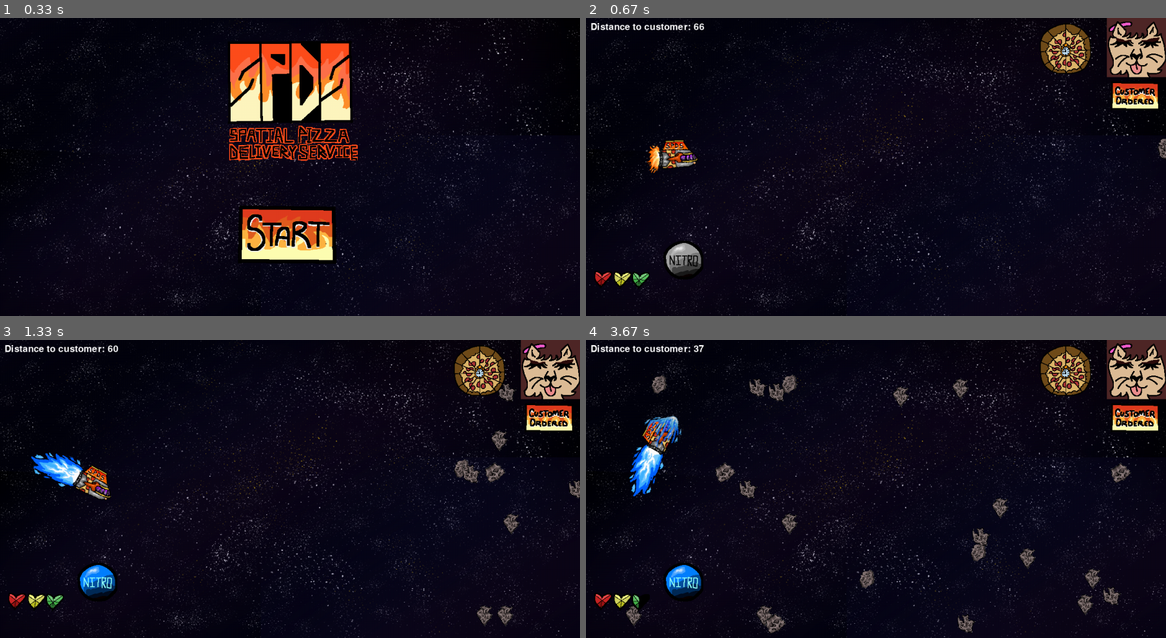
Above: before the commit, frames 1-4 (two rows, left to right).
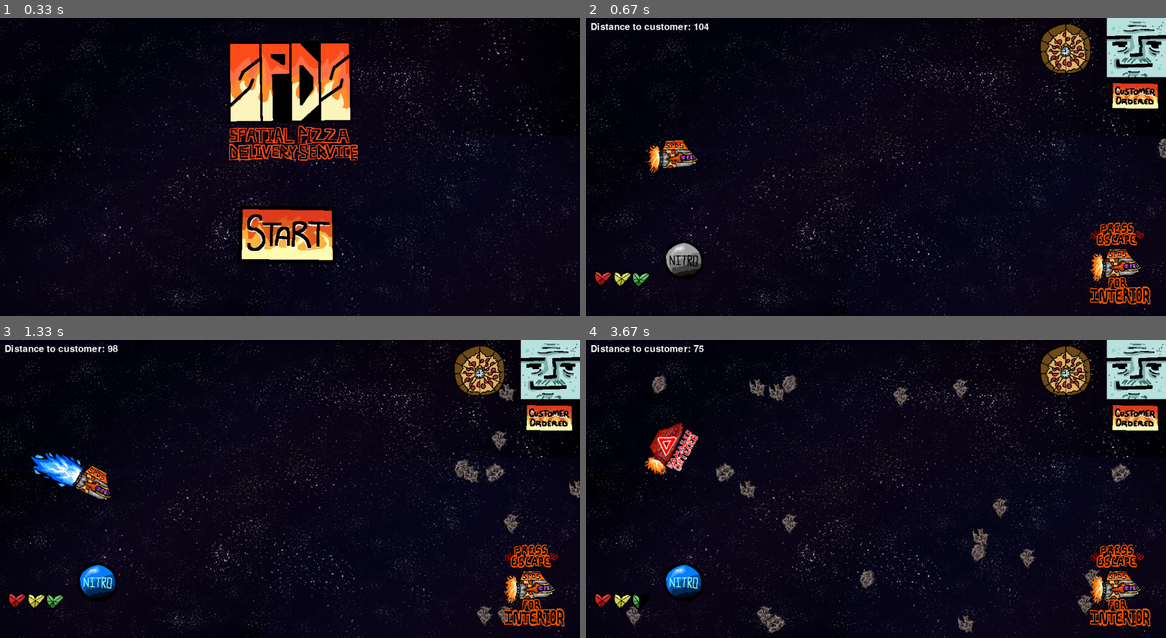
Above: after the commit, the same moments.

Repository: shar1738/SPDS-Pygame
Game: pygame game, started from main.py
Two runs of this game, one before a commit and one after it. Both use one fixed random seed, a clock stepped at 60 frames per second and the inputs below.
Inputs (mouse positions are in pixels of both pictures, inside the frame that each line leads up to):
- Up to frame 1 (0.33 s): no input
- Up to frame 2 (0.67 s): click (876, 92) at 0.38 s
- Up to frame 3 (1.33 s): tap Space at 0.83, 1.23 s; hold Right from 1.17 s (still down)
- Up to frame 4 (3.67 s): tap Space at 1.53, 1.73, 2.57, 2.87, 3.13, 3.47 s; release Right at 1.63 s; hold Up 1.67-1.97 s; hold Left 2.5-3.03 s; hold Down 3.07-3.37 s; hold Left from 3.4 s (still down)

Frame 1 is identical in both runs. In frame 2, 3.3% of the frame differs, in the area x 18-100%, y 0-97%; in frame 3, 3.3%; in frame 4, 5.0%, in the area x 7-100%, y 0-97%.

Commit message:
exterior basicaly done

Diff:
--- a/Entities/asteroids.py
+++ b/Entities/asteroids.py
@@ -1,8 +1,8 @@
 import pygame as pg
 import random
-import sys
 from functions import Animation
 import settings as S
+
 
 IS_INV = False
 
@@ -32,7 +32,6 @@
         self.spawn_interval = 150
         self.is_inv = IS_INV
         self.inv_timer = 0
-        self.ship_health = 150
         self.can_spawn = True
 
 
@@ -75,15 +74,12 @@
             self.spawn_timer += self.spawn_interval
             self.spawn_rand(1)
 
-    def take_damage(self, damage_amount):
-        self.ship_health -= damage_amount
 
     def update_and_draw(self, screen, ship):
         """
         Move asteroids, test collisions with `ship`, draw them,
         handle game over, and remove any that collided or went off-screen.
         """
-        # If display is closed, do nothing
         if pg.display.get_surface() is None:
             return
 
@@ -100,36 +96,37 @@
             speed_factor = 1.5 if getattr(ship, 'is_boosting', False) else 1.0
             a["pos"][0] -= a["speed"] * speed_factor
 
-            # Collision test
-            ast_box       = self.calculate_hitbox(a["pos"], a["hitbox_offset"])
+            # Collision detection using pixel-perfect masks
             asteroid_mask = pg.mask.from_surface(a["image"])
-            offset        = (
-                ast_box.left - ship.rect.left,
-                ast_box.top  - ship.rect.top
+            asteroid_rect = a["image"].get_rect(topleft=(int(a["pos"][0]), int(a["pos"][1])))
+
+            # Compute the offset between the ship and asteroid for mask overlap
+            offset = (
+                asteroid_rect.left - ship.rect.left,
+                asteroid_rect.top - ship.rect.top
             )
 
             if ship.mask.overlap(asteroid_mask, offset):
                 if not self.is_inv:
-                    self.take_damage(25)
-                    print('damage taken')
+                    ship.take_damage(25)
+                    ship.is_damaged = True
+                    ship.damage_timer = 0.5
+
                     self.is_inv = True
-                    self.inv_timer = 120  # Set invulnerability duration (e.g., 60 frames)
+                    self.inv_timer = 120  # e.g., 2 seconds at 60 FPS
 
                 to_remove.append(a)
                 continue
 
             # Off-screen cleanup
-            if ast_box.right < 0:
+            if asteroid_rect.right < 0:
                 to_remove.append(a)
                 continue
 
             # Draw asteroid
-            screen.blit(
-                a["image"],
-                (int(a["pos"][0]), int(a["pos"][1]))
-            )
+            screen.blit(a["image"], (int(a["pos"][0]), int(a["pos"][1])))
 
-        # Remove collided/off-screen asteroids
+        # Cleanup
         for a in to_remove:
             if a in self.asteroid_list:
                 self.asteroid_list.remove(a)
--- a/Entities/ship.py
+++ b/Entities/ship.py
@@ -1,6 +1,8 @@
 import pygame as pg
 import time
 from functions import Animation
+from data import IS_DAMAGED
+
 # Constants
 THRUST_POWER       = 0.3
 FRICTION           = 0.97
@@ -38,6 +40,15 @@
     "speed": 0.5,
 }
 
+DAMAGE_ANIMATION = {
+    "paths": [
+        "Assets/images/ship/ship_damage.png"
+    ],
+    "size": (100, 100),
+    "speed": 0.01,
+}
+
+
 class Ship:
     def __init__(self, x, y):
         pg.init()
@@ -47,12 +58,26 @@
         self.vel             = pg.Vector2(0, 0)
         self.angle           = 0
         self.is_boosting     = False
+        self.is_damaged      = IS_DAMAGED
+        self.damage_timer    = 0
 
+        # Custom hitbox size
+        self.hitbox_length   = 40  # width
+        self.hitbox_height   = 60  # height
+
+        # Ship stats
+        self.health = 150
+
+        # Load and scale animations
         basic_size = (
             BASIC_ANIMATION["size"][0] * SCALE_FACTOR,
             BASIC_ANIMATION["size"][1] * SCALE_FACTOR
         )
         boost_size = (
+            BOOST_ANIMATION["size"][0] * SCALE_FACTOR,
+            BOOST_ANIMATION["size"][1] * SCALE_FACTOR
+        )
+        damage_size = (
             BOOST_ANIMATION["size"][0] * SCALE_FACTOR,
             BOOST_ANIMATION["size"][1] * SCALE_FACTOR
         )
@@ -62,56 +87,58 @@
             speed = BASIC_ANIMATION["speed"],
             size  = basic_size
         )
-
         self.boost_anim = Animation(
             BOOST_ANIMATION["paths"],
             speed = BOOST_ANIMATION["speed"],
             size  = boost_size
         )
+        self.damage_anim = Animation(
+            DAMAGE_ANIMATION["paths"],
+            speed = DAMAGE_ANIMATION["speed"],
+            size  = damage_size
+        )
 
-        # Initial frame setup
-        frame      = self.basic_anim.get_current_frame()
-        self.image = frame
-        self.rect  = frame.get_rect(center = self.pos)
-        self.mask  = pg.mask.from_surface(frame)
+        self.image = self.basic_anim.get_current_frame()
+        self.rect  = self.image.get_rect(center = self.pos)
 
         # Boost timers
-        self.boost_start_time = 0  # Time when boost started
-        self.boost_duration = 5  # Boost lasts 5 seconds
-        self.boost_cooldown_time = 0  # Time when cooldown started
-        self.boost_cooldown_duration = 5  # 5 second cooldown after boost
+        self.boost_start_time = 0
+        self.boost_duration = 5
+        self.boost_cooldown_time = 0
+        self.boost_cooldown_duration = 5
 
-    def update(self, keys):
+    def update(self, keys, dt):
         # Rotation
         if keys[pg.K_LEFT]:
             self.angle -= ROTATION_SPEED
         if keys[pg.K_RIGHT]:
             self.angle += ROTATION_SPEED
-
         self.angle = max(-MAX_ANGLE, min(MAX_ANGLE, self.angle))
 
         # Thrust
         if keys[pg.K_UP]:
-            forward   = pg.Vector2(0, -1).rotate(self.angle)
+            forward = pg.Vector2(0, -1).rotate(self.angle)
             self.vel += forward * THRUST_POWER
         if keys[pg.K_DOWN]:
-            backward  = pg.Vector2(0, 1).rotate(self.angle)
+            backward = pg.Vector2(0, 1).rotate(self.angle)
             self.vel += backward * (THRUST_POWER * 0.5)
 
         # Boost detection
         current_time = time.time()
+        if keys[pg.K_SPACE]:
+            if not self.is_boosting and (current_time - self.boost_cooldown_time) > self.boost_cooldown_duration:
+                self.is_boosting = True
+                self.boost_start_time = current_time
 
-        # Check if boost can be activated (not in cooldown)
-        if keys[pg.K_SPACE]:
-            if self.is_boosting == False and (current_time - self.boost_cooldown_time) > self.boost_cooldown_duration:
-                self.is_boosting = True
-                self.boost_start_time = current_time  # Start boost timer
-
-        # Boost duration and cooldown logic
         if self.is_boosting:
             if current_time - self.boost_start_time > self.boost_duration:
                 self.is_boosting = False
-                self.boost_cooldown_time = current_time  # Start cooldown after boost ends
+                self.boost_cooldown_time = current_time
+
+        if self.is_damaged:
+            self.damage_timer -= dt
+            if self.damage_timer <= 0:
+                self.is_damaged = False
 
         # Move and apply friction
         self.vel *= FRICTION
@@ -123,22 +150,46 @@
         self.pos.y = max(0, min(h, self.pos.y))
 
     def draw(self, surface):
-        # Select animation frame
-        if self.is_boosting:
+        # Update animation frame
+        if self.is_damaged:
+            self.damage_anim.update()
+            frame = self.damage_anim.get_current_frame()
+        elif self.is_boosting:
             self.boost_anim.update()
             frame = self.boost_anim.get_current_frame()
         else:
             self.basic_anim.update()
             frame = self.basic_anim.get_current_frame()
 
-        # Rotate and render ship
-        rotated      = pg.transform.rotozoom(frame, -self.angle, 1)
-        self.image   = rotated
-        self.rect    = rotated.get_rect(center = self.pos)
-        self.mask    = pg.mask.from_surface(rotated)
+        # Rotate ship image
+        rotated = pg.transform.rotozoom(frame, -self.angle, 1)
+        self.image = rotated
+        self.rect = rotated.get_rect(center=self.pos)
 
+        # Create rectangular hitbox surface
+        hitbox_surface = pg.Surface((self.hitbox_length, self.hitbox_height), pg.SRCALPHA)
+        pg.draw.rect(hitbox_surface, (255, 255, 255), (0, 0, self.hitbox_length, self.hitbox_height))
+
+        # Apply same rotation to hitbox
+        rotated_hitbox = pg.transform.rotozoom(hitbox_surface, -self.angle, 1)
+
+        # Compute rotated offset vector for hitbox position
+        offset_x = 200  # distance forward from ship center
+        offset_vector = pg.Vector2(offset_x, 0).rotate(-self.angle)
+
+        # Store rotated mask and rect at correct hitbox position
+        self.mask = pg.mask.from_surface(self.image)
+        self.mask_rect = rotated_hitbox.get_rect(center=(self.pos + offset_vector))
+
+        # Draw ship
         surface.blit(self.image, self.rect.topleft)
 
 
+    def take_damage(self, amount: int):
+        if self.health < 0:
+            print('you dead')
+        else:
+            self.health -= amount
+
     def get_mask(self):
-        return self.mask
+        return self.mask, self.mask_rect.topleft
--- a/Scene/exterior_scene.py
+++ b/Scene/exterior_scene.py
@@ -9,7 +9,7 @@
 
 DISTANCE_RATE = 5
 DISTANCE = 0
-DISTANCE_MAX = (25, 100)
+DISTANCE_MAX = (100, 110)
 PIZZA_SPEED = 200
 
 
@@ -35,12 +35,10 @@
         self.spawn_aster = True
 
         self.delivered_img  = pg.image.load("Assets/images/ui/garage_(delivered).png").convert_alpha()
-
         self.delivered_rect = self.delivered_img.get_rect(
             topright=(SCREEN_WIDTH + 1500, 0)
         )
         self.show_delivery = False
-
 
         self.raw_pizza = pg.image.load("Assets/images/pizza_box.png").convert_alpha()
         self.pizza_img = pg.transform.scale(self.raw_pizza, (128, 128))
@@ -56,11 +54,14 @@
         self.costumer_info = EXT_UI_ELEMENTS["costumers"]
         self.costumer_lbl_info = EXT_UI_ELEMENTS["costumer_label"]
         self.pizza_timer_info = EXT_UI_ELEMENTS["pizza_timer"]
+        self.esc_info = EXT_UI_ELEMENTS["esc_ship"]
         self.font = pg.font.SysFont(None, 30)
 
         self.ui_health_img = load_scaled_image(self.health_info["paths"][0], self.health_info["size"])
         self.ui_nitro_img = load_scaled_image(self.nitro_info["paths"][0], self.nitro_info["size"])
         self.costumer_lbl_img = load_scaled_image(self.costumer_lbl_info["paths"][0], self.costumer_lbl_info["size"])
+        self.esc_ship_img = load_scaled_image(self.esc_info["paths"][0], self.esc_info["size"])
+        self.ui_costumer_img = load_scaled_image(self.costumer_info["paths"][random.randint(0, len(self.costumer_info["paths"]) - 1)],self.nitro_info["size"])
 
         # Preload pizza timer frames
         self.pizza_timer_frames = [
@@ -72,17 +73,13 @@
         self.pizza_timer_start = time.time()
         self.pizza_timer_rect = self.pizza_timer_frames[0].get_rect(topright=(SCREEN_WIDTH - 150, 0))
 
-        # Load random customer image and scale it
-        self.ui_costumer_img = load_scaled_image(
-            self.costumer_info["paths"][random.randint(0, len(self.costumer_info["paths"]) - 1)],
-            self.nitro_info["size"]
-        )
 
         # Position customer at the top-right corner
         self.ui_costumer_rect = self.ui_costumer_img.get_rect(topright=(SCREEN_WIDTH, 0))
         self.costumer_lbl_rect = self.costumer_lbl_img.get_rect(topright=(SCREEN_WIDTH, 100))
-
-        # Position health bottom-left and nitro just to the right
+        self.esc_ship_rect = self.esc_ship_img.get_rect(bottomright=(SCREEN_WIDTH - 10, SCREEN_HEIGHT - 10))
+
+
         self.ui_health_rect = self.ui_health_img.get_rect(bottomleft=(10, SCREEN_HEIGHT - 10))
         self.ui_nitro_rect = self.ui_nitro_img.get_rect(bottomleft=(self.ui_health_rect.right + 10, SCREEN_HEIGHT - 50))
 
@@ -129,19 +126,19 @@
                 elif time.time() - self.run_out_time > 1.0:
                     if not hasattr(self, "has_game_ended"):
                         self.has_game_ended = True
-                        self.game_over()
+                        self.game_over("Assets/images/ui/cold_lose.png")
             else:
                 if hasattr(self, "run_out_time"):
                     del self.run_out_time
 
 
 
-    def game_over(self):
-        game_over_img = pg.image.load("Assets/images/ui/game_over.png").convert_alpha()
+    def game_over(self, path):
+        game_over_img = pg.image.load(path).convert_alpha()
         rect = game_over_img.get_rect(center=(SCREEN_WIDTH // 2, SCREEN_HEIGHT // 2))
         self.screen.blit(game_over_img, rect.topleft)
         pg.display.flip()
-        pg.time.delay(2000)
+        pg.time.delay(3000)
         pg.quit()
         sys.exit()
 
@@ -150,6 +147,7 @@
         rect = garage_img.get_rect(topright = (SCREEN_WIDTH - 100, SCREEN_HEIGHT))
         self.screen.blit(garage_img, rect.topleft)
         pg.display.flip()
+
 
     def run(self):
         while True:
@@ -163,9 +161,9 @@
                     pg.quit()
                     sys.exit()
 
-            # update ship & asteroids
             keys = pg.key.get_pressed()
-            self.player_ship.update(keys)
+            self.player_ship.update(keys, dt)
+
 
             if self.spawn_aster == False:
                 self.asteroids.update(dt_ms) == False
@@ -173,9 +171,9 @@
                 self.asteroids.update(dt_ms)
 
             # health check
-            self.player_health = self.asteroids.ship_health
+            self.player_health = self.player_ship.health
             if self.player_health <= 0:
-                self.game_over()
+                self.game_over("Assets/images/ui/game_over.png")
 
             # --- distance countdown ---
             # base rate per second, doubled when boosting
@@ -201,6 +199,7 @@
             self.screen.blit(self.ui_costumer_img, self.ui_costumer_rect)
             self.screen.blit(self.costumer_lbl_img, self.costumer_lbl_rect)
             self.screen.blit(self.current_pizza_timer_img, self.pizza_timer_rect)
+            self.screen.blit(self.esc_ship_img, self.esc_ship_rect)
 
              # — draw distance text in top-left —
             dist_text = f"Distance to customer: {int(self.distance)}"
@@ -255,6 +254,9 @@
                         self.pizza_rect.center = self.target_xy
                         self.pizza_rot_speed = 0
 
+                    if self.pizza_rect.center == self.target_xy:
+                        self.game_over("Assets/images/ui/win_ui.png")
+
                     # Spin the pizza
                     self.pizza_angle = (self.pizza_angle + self.pizza_rot_speed * dt) % 360
                     rotated = pg.transform.rotozoom(self.pizza_img, self.pizza_angle, 1.0)
--- a/data.py
+++ b/data.py
@@ -26,5 +26,11 @@
     "costumer_label": {
         "paths": ["Assets/images/ui/costumer_label.png"],
         "size": (128, 128)
+    },
+    "esc_ship": {
+        "paths": ["Assets/images/ship/escape_interior.png"],
+        "size": (200, 200)
     }
 }
+
+IS_DAMAGED = False
Binary file added: Assets/images/ship/damage_ui.PNG
Binary file added: Assets/images/ship/escape_interior.PNG
Binary file added: Assets/images/ship/ship_damage.png
Binary file added: Assets/images/ui/cold_lose.PNG
Binary file added: Assets/images/ui/win_ui.PNG
Empty file added: UI/tip_display.py
Empty file added: UI/upgrade_button.py
